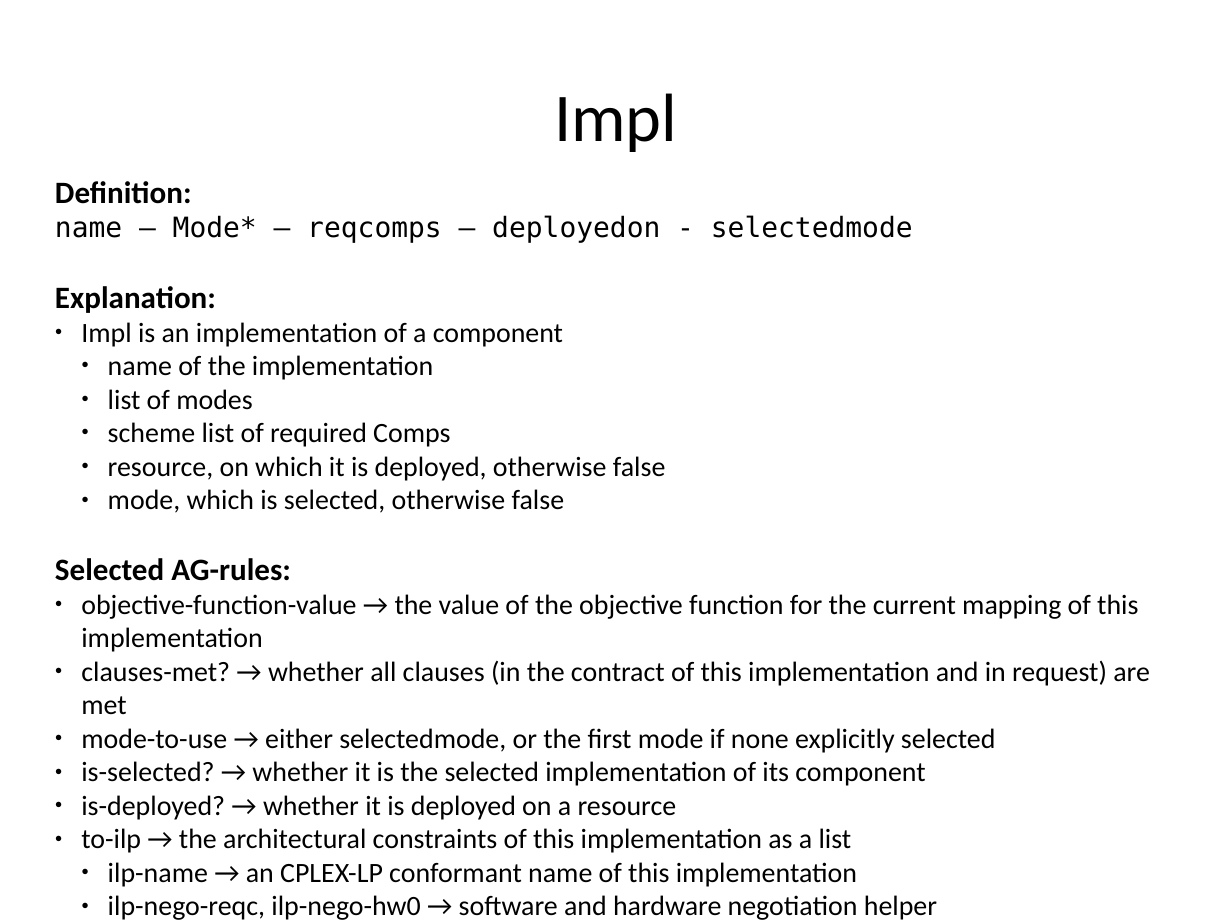
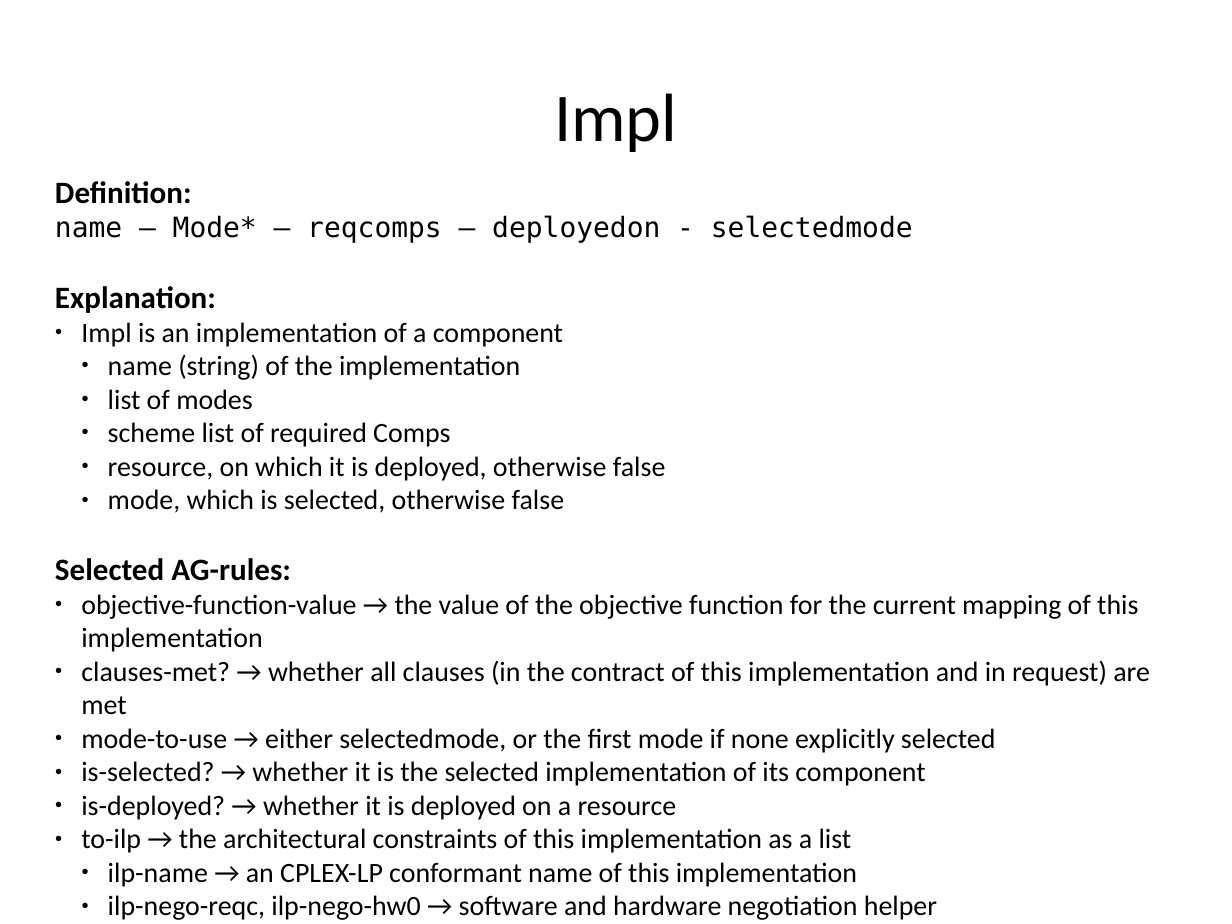
Before and after one commit to rene-schoene/racr-mquat, a slide deck: slide 25 of doc/the-model.odp. Drawn at 1232x924 pixels with LibreOffice and Linux fonts; fonts in the diff are those of the drawing. Boxes give left, top, right and bottom in pixels: in the first picture for what was removed or moved away, otherwise in the second. Text is boxed around its words. In the diff, an @@ line names an element or a change of style, - is before the commit and + after.

```diff
--- a/doc/the-model.odp
+++ b/doc/the-model.odp
@@ text at bbox=[108, 354, 520, 380]: text changed @@
-  ● name of the implementation
+  ● name (string) of the implementation
```
Also in this commit, not shown: 14 other slides changed, 2 slides added, 1 other file.
